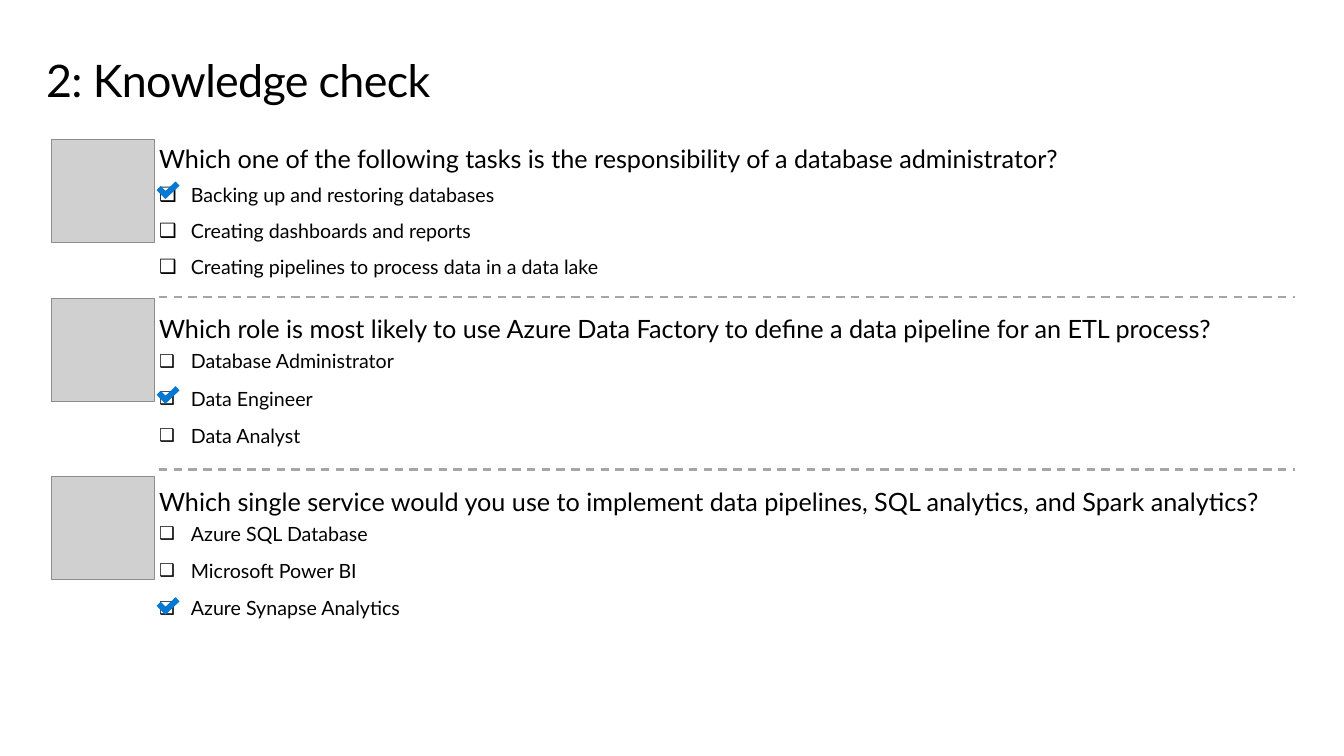
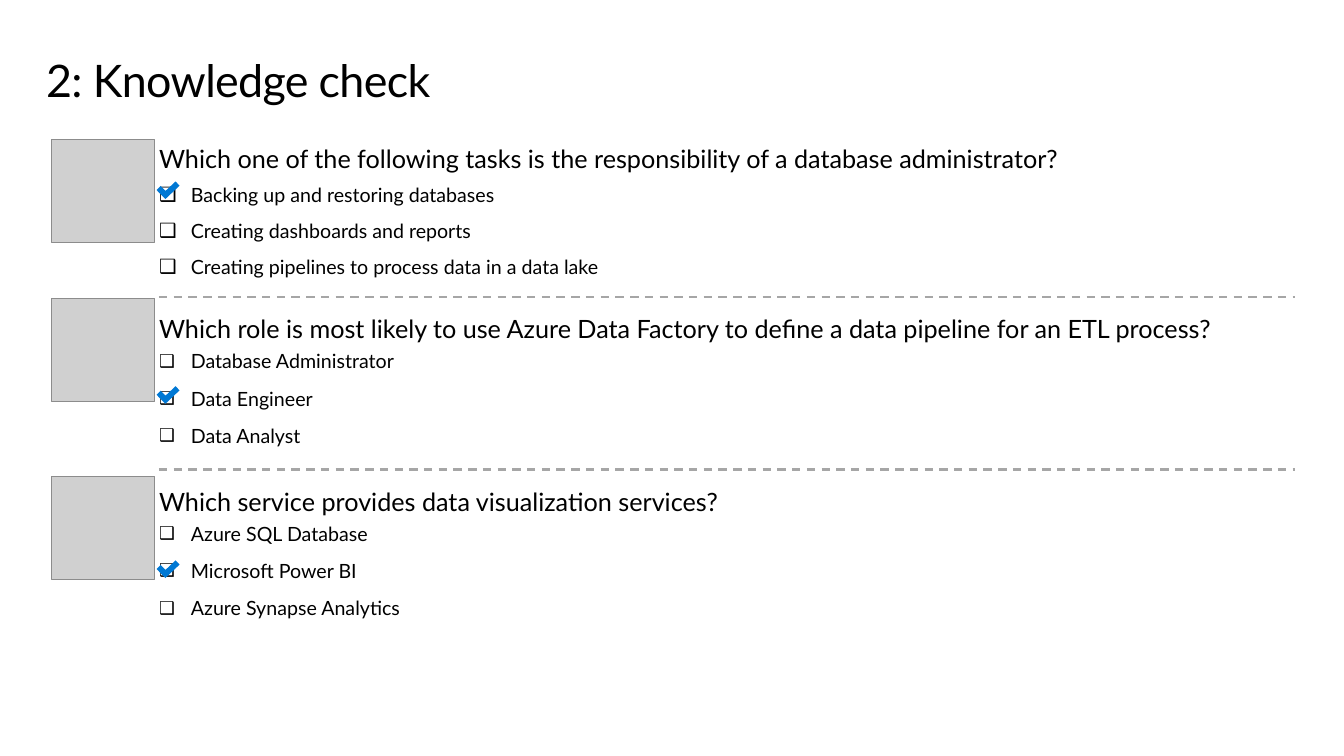
Before and after one commit to davidatorres/BAN5013, a slide deck: slide 12 of Slides/BAN5013-01.pptx. Drawn at 1344x756 pixels with LibreOffice and Linux fonts; fonts in the diff are those of the drawing; grey boxes stand for pictures. Boxes give left, top, right and bottom in pixels: in the first picture for what was removed or moved away, otherwise in the second. Text is boxed around its words. In the diff, an @@ line names an element or a change of style, - is before the commit and + after.

```diff
--- a/Slides/BAN5013-01.pptx
+++ b/Slides/BAN5013-01.pptx
@@ text at <box>159,492,717,515</box>: text changed @@
-Which single service would you use to implement data pipelines, SQL analytics, and Spark analytics?
+Which service provides data visualization services?
@@ freeform shape: place and size @@
-freeform shape at <box>159,600,177,613</box>
+freeform shape at <box>159,563,177,576</box>
```
Also in this commit, not shown: 1 slide added, 5 other files.
